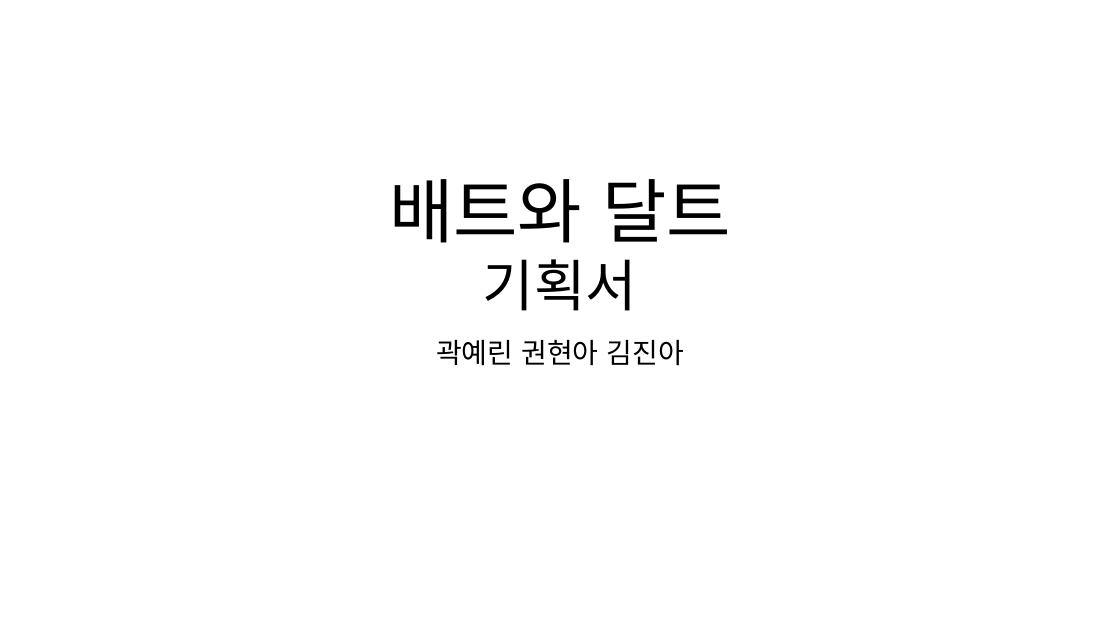
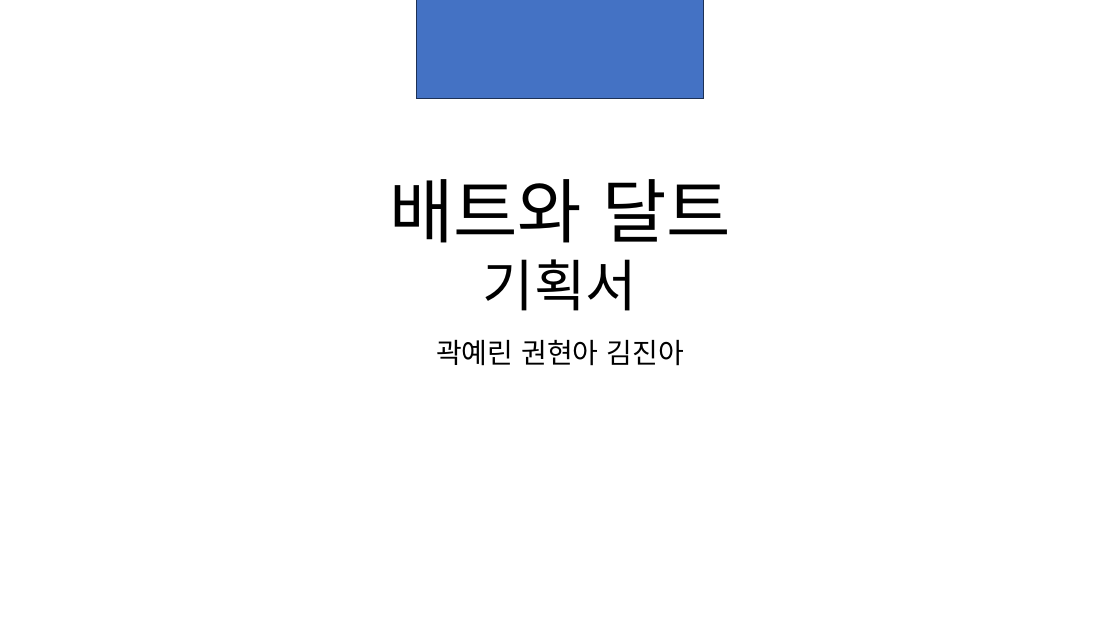
Before and after one commit to kwakyerin/2026_Graduation_Project, a slide deck: slide 1 of documents/HyunahKwon/design/designing/for_teammates/배트와 달트_기획.pptx. Drawn at 1120x630 pixels with LibreOffice and Linux fonts; fonts in the diff are those of the drawing. Boxes give left, top, right and bottom in pixels: in the first picture for what was removed or moved away, otherwise in the second. Text is boxed around its words. In the diff, an @@ line names an element or a change of style, - is before the commit and + after.

```diff
--- a/documents/HyunahKwon/design/designing/for_teammates/배트와 달트_기획.pptx
+++ b/documents/HyunahKwon/design/designing/for_teammates/배트와 달트_기획.pptx
@@ rectangle added at bbox=[417, 0, 703, 99], fill #4472C4, outline #1E3256 1 pt @@
```
Also in this commit, not shown: 4 other files.
